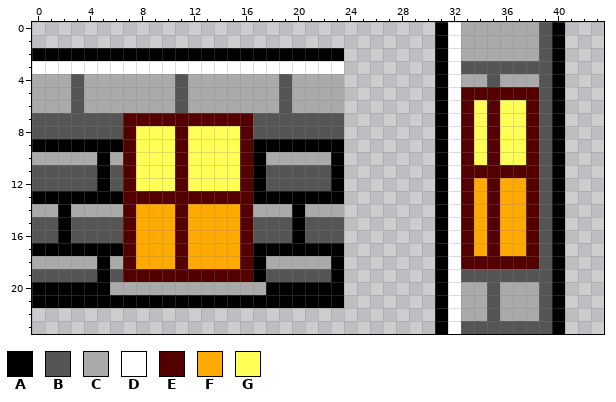
Edited in one commit: pixel-art file (assets/aseprite/window.aseprite). The picture above is the old version.
192x24 pixels, 1 frame. Shown: x 0..43, y 0..23.
Palette (. is transparent): A #000000  B #555555  C #aaaaaa  D #ffffff  E #550000  F #ffaa00  G #ffff55
Pixels before, first column x 0:
 0 ...............................ADCCCCCCBA
 1 ...............................ADCCCCCCBA
 2 AAAAAAAAAAAAAAAAAAAAAAAA.......ADCCCCCCBA
 3 DDDDDDDDDDDDDDDDDDDDDDDD.......ADBBBBBBBA
 4 CCCBCCCCCCCBCCCCCCCBCCCC.......ADCCBCCCBA
 5 CCCBCCCCCCCBCCCCCCCBCCCC.......ADEEEEEEBA
 6 CCCBCCCCCCCBCCCCCCCBCCCC.......ADEGEGGEBA
 7 BBBBBBBEEEEEEEEEEBBBBBBB.......ADEGEGGEBA
 8 BBBBBBBEGGGEGGGGEBBBBBBB.......ADEGEGGEBA
 9 AAAAAAAEGGGEGGGGEAAAAAAA.......ADEGEGGEBA
10 CCCCCACEGGGEGGGGEACCCCCA.......ADEGEGGEBA
11 BBBBBABEGGGEGGGGEABBBBBA.......ADEEEEEEBA
12 BBBBBABEGGGEGGGGEABBBBBA.......ADEFEFFEBA
13 AAAAAAAEEEEEEEEEEAAAAAAA.......ADEFEFFEBA
14 CCACCCCEFFFEFFFFECCCACCC.......ADEFEFFEBA
15 BBABBBBEFFFEFFFFEBBBABBB.......ADEFEFFEBA
16 BBABBBBEFFFEFFFFEBBBABBB.......ADEFEFFEBA
17 AAAAAAAEFFFEFFFFEAAAAAAA.......ADEFEFFEBA
18 CCCCCACEFFFEFFFFEACCCCCA.......ADEEEEEEBA
19 BBBBBABEEEEEEEEEEABBBBBA.......ADBBBBBBBA
20 AAAAAACCCCCCCCCCCCAAAAAA.......ADCCBCCCBA
21 AAAAAAAAAAAAAAAAAAAAAAAA.......ADCCBCCCBA
22 ...............................ADCCBCCCBA
23 ...............................ADBBBBBBBA
Now the later version:
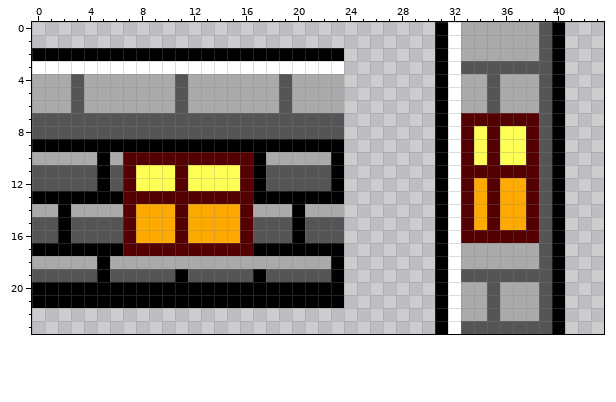
The exact change:
y 5: x 33..38 EEEEEE -> CCBCCC
y 6: x 33..38 EGEGGE -> CCBCCC
y 7: x 7..16 EEEEEEEEEE -> BBBBBBBBBB; x 34 G -> E; x 36..37 GG -> EE
y 8: x 7..16 EGGGEGGGGE -> BBBBBBBBBB
y 9: x 7..16 EGGGEGGGGE -> AAAAAAAAAA
y 10: x 8..10 GGG -> EEE; x 12..15 GGGG -> EEEE
y 16: x 34 F -> E; x 36..37 FF -> EE
y 17: x 8..10 FFF -> EEE; x 12..15 FFFF -> EEEE; x 33..38 EFEFFE -> CCCCCC
y 18: x 7..17 EFFFEFFFFEA -> CCCCCCCCCCC; x 33..38 EEEEEE -> CCCCCC
y 19: x 7..16 EEEEEEEEEE -> BBBBABBBBB
y 20: x 6..17 CCCCCCCCCCCC -> AAAAAAAAAAAA
Where, in picture pixels (left, top, right, bottom), the same in both pictures:
changed: (461, 87, 539, 126)
changed: (123, 113, 253, 165)
changed: (461, 230, 539, 269)
changed: (110, 243, 266, 295)
